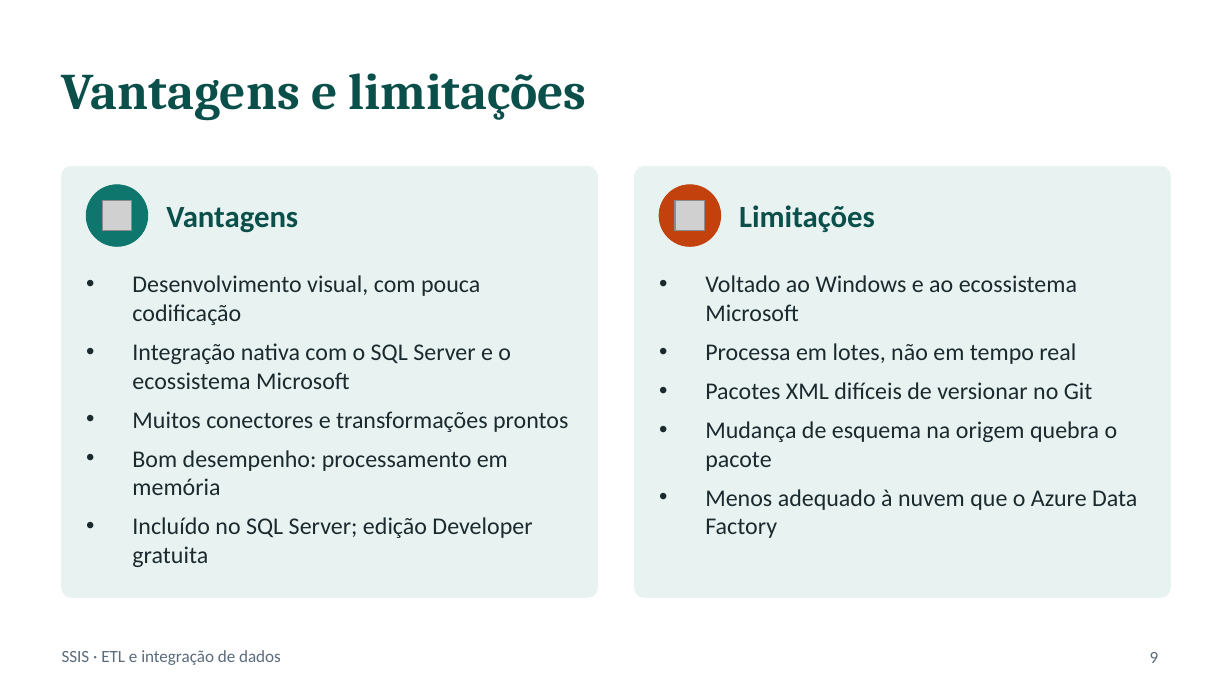
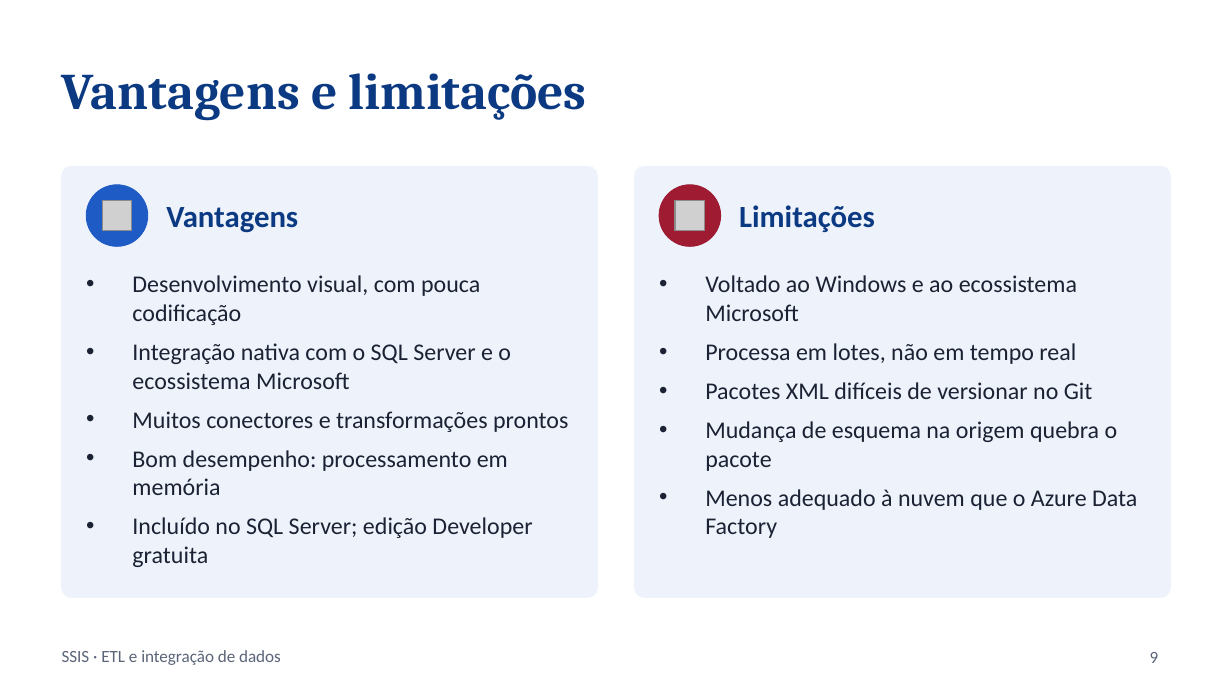
Before and after one commit to Yahnfs/Projeto-de-Analise-e-Fluxo-de-Dados-OLAP-e-ETL, a slide deck: slide 9 of Seminario_SSIS.pptx. Drawn at 1232x693 pixels with LibreOffice and Linux fonts; fonts in the diff are those of the drawing; grey boxes stand for pictures. Boxes give left, top, right and bottom in pixels: in the first picture for what was removed or moved away, otherwise in the second. Text is boxed around its words. In the diff, an @@ line names an element or a change of style, - is before the commit and + after.

```diff
--- a/Seminario_SSIS.pptx
+++ b/Seminario_SSIS.pptx
@@ rounded rectangle at [62, 166, 598, 598]: fill #E8F3F1 to #EDF2FB; outline #E8F3F1 0.5 pt to #EDF2FB 0.5 pt @@
@@ rounded rectangle at [634, 166, 1170, 598]: fill #E8F3F1 to #EDF2FB; outline #E8F3F1 0.5 pt to #EDF2FB 0.5 pt @@
@@ ellipse at [86, 185, 148, 246]: fill #0F766E to #1F5BC4; outline #0F766E 0.5 pt to #1F5BC4 0.5 pt @@
@@ ellipse at [659, 185, 721, 246]: fill #C2410C to #9E1B32; outline #C2410C 0.5 pt to #9E1B32 0.5 pt @@
@@ text colour #0B4F4A to #0B3A82 in 3 elements at [62, 73, 587, 121], [166, 207, 298, 233], [739, 205, 875, 232] @@
```
Also in this commit, not shown: 11 other slides changed, 1 slide added.
